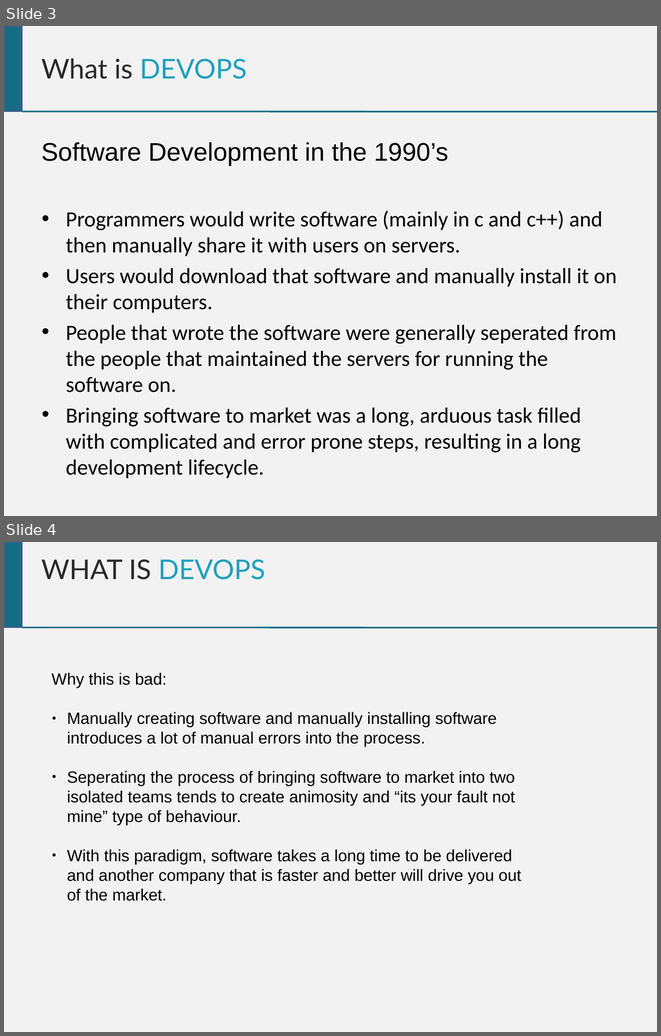
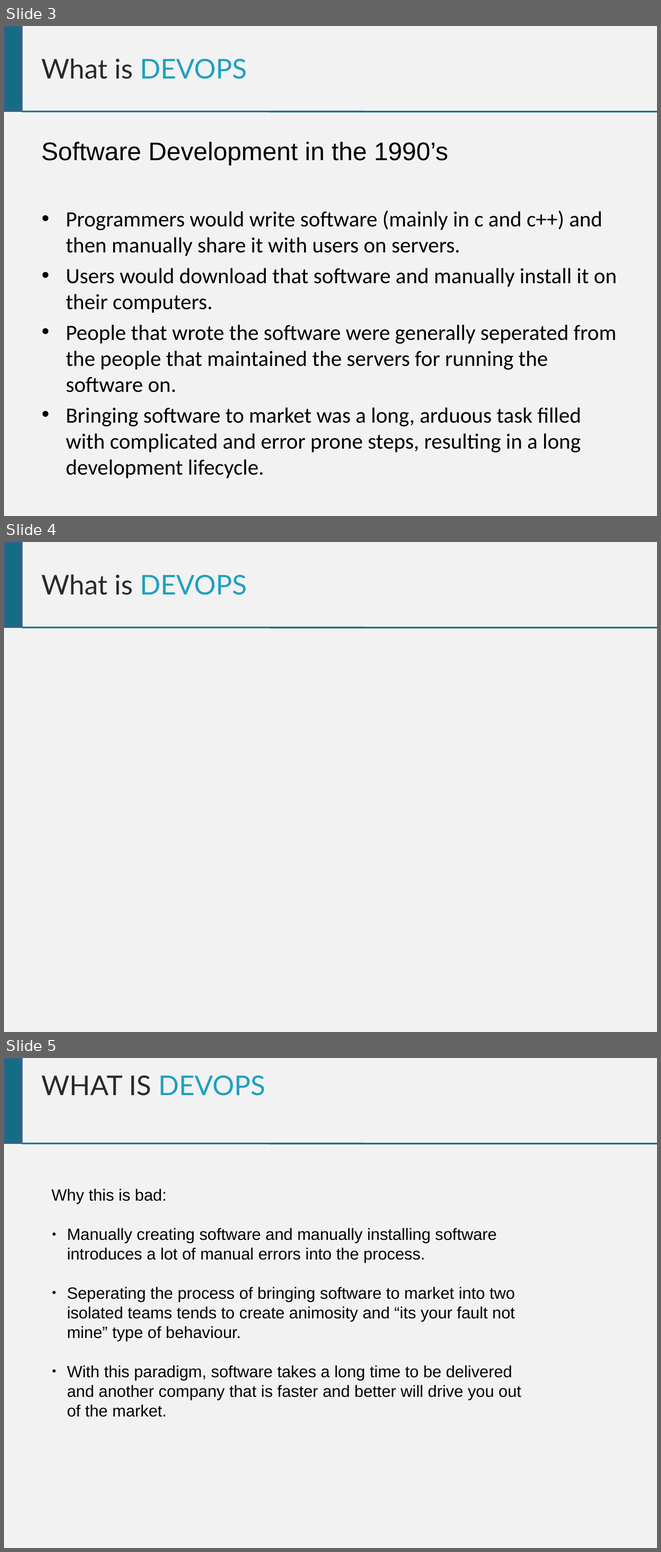
Before and after one commit to chrisgauthier742018/devopscourse, a slide deck: Dev Ops Course.pptx. Shown one above the other, each under a label of ours: slides 3 and 4 before the commit, slides 3, 4 and 5 after it. The pictures are 661x1036 and 661x1552 pixels, drawn with LibreOffice and Linux fonts; fonts in the diff are those of the drawing; background and template pictures are left out. Boxes give left, top, right and bottom in pixels: in the first picture for what was removed or moved away, otherwise in the second. Text is boxed around its words. In the diff, an @@ line names an element or a change of style, - is before the commit and + after.

```diff
--- a/Dev Ops Course.pptx
+++ b/Dev Ops Course.pptx
@@ slide 4 added at bbox=[4, 542, 657, 1032], background picture (left out) @@
@@ rectangle added at bbox=[4, 542, 21, 627], fill #146E83, outline #3A5F8C 2 pt @@
@@ text added at bbox=[41, 574, 247, 595], 30 pt, text #292929 @@
+What is DEVOPS
@@ line added from (21, 627) to (657, 627), #146E83 1.76 pt @@
@@ what was slide 4 is now slide 5 @@
```
Also in this commit, not shown: 3 slides changed, 6 other slides added, 1 slide removed.
